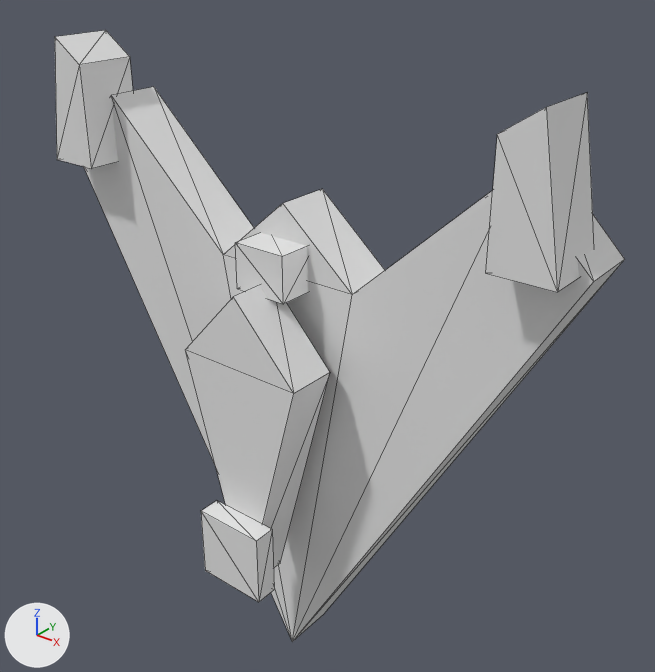
What one commit did to the OBJ model ArtSource/PSXv2/PSXv2_Enemy_0_Dart.obj.
Rendered twice from a 50 mm lens placed at (0.921, -1.138, 0.738), pointed at (0.058, -0.059, 0.069). The axes (+X, +Y, +Z) are drawn at lower left. The lights are the same throughout. The first picture is the older version. Mesh edges are drawn as thin lines. Where no turn or scale is listed for an object, it has been applied to the vertices.

Objects in the first picture: 'Dart_Eye', 'Dart_Hull', 'Dart_Thruster'.
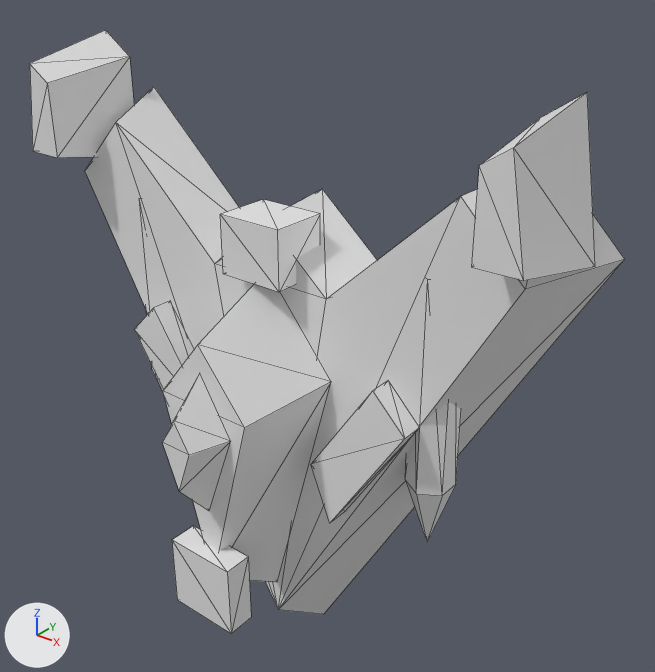
Boxes [x1, y1, x2, y2] around the edits, measured in the pictures (655 x 672 px):
'Dart_Hull', reshaped
    before: [55, 30, 625, 642]
    after: [30, 30, 625, 614]
'Dart_Eye', moved, rescaled (8% wider, 7% taller)
    before: [201, 501, 274, 602]
    after: [172, 526, 251, 634]
'Dart_Thruster', moved, rescaled
    before: [235, 233, 308, 304]
    after: [220, 199, 320, 292]
part 2 of me_dart_hull, rebuilt (16% wider)
    before: [185, 285, 330, 569]
    after: [163, 284, 331, 583]
part 3 of me_dart_hull, added
    after: [405, 402, 461, 542]
part 4 of me_dart_hull, added (mostly hidden)
    after: [146, 311, 164, 395]
part 5 of me_dart_hull, built on
    before: [55, 30, 625, 642]
    after: [30, 30, 625, 614]

The change, as a diff of the scene's bpy script:
```diff
--- a/ArtSource/PSXv2/PSXv2_Enemy_0_Dart.obj.py
+++ b/ArtSource/PSXv2/PSXv2_Enemy_0_Dart.obj.py
@@ me_dart_eye @@
 # used by ob_dart_eye; location = (0.0, 0.0, 0.0)
-me_dart_eye.from_pydata(...)  # 8 vertices, 10 faces; spans x -0.0661..0.0661, y -0.26..-0.22, z -0.3661..-0.2339
+me_dart_eye.from_pydata(...)  # 8 vertices, 10 faces; spans x -0.0661..0.0661, y -0.33..-0.28, z -0.3861..-0.2539
+# me_dart_eye part 1: the whole mesh is scaled about its middle by (1, 1.25, 1), then moved by (0.0, -0.065, -0.02)
 me_dart_eye.materials.append(mat_psxv2_steel)
@@ me_dart_hull @@
 # used by ob_dart_hull; location = (0.0, 0.0, 0.0)
-me_dart_hull.from_pydata(...)  # 40 vertices, 52 faces; spans x -0.52..0.52, y -0.22..0.0, z -0.62..0.52
+me_dart_hull.from_pydata(...)  # 90 vertices, 126 faces; spans x -0.52..0.52, y -0.36..0.0, z -0.62..0.52
+# me_dart_hull part 2: the loose piece of 8 vertices spanning x -0.12..0.12, y -0.22..-0.13, z -0.4..0.18 is rebuilt with 8 vertices and now spans x -0.13..0.13, y -0.3..-0.14, z -0.44..0.2
+# me_dart_hull part 3: a new loose piece of 13 vertices spanning x 0.265..0.335, y -0.14..-0.06, z -0.22..0.26, in mat_psxv2_steel (white #e7e7e7)
+# me_dart_hull part 4: a new loose piece of 13 vertices spanning x -0.335..-0.265, y -0.14..-0.06, z -0.22..0.26, in mat_psxv2_steel (white #e7e7e7)
+# me_dart_hull part 5
+# 11 vertices are removed from x -0.52..0.5, y -0.16..-0.1, z -0.62..0.52
+# 34 faces are deleted
+# 5 vertices move from x -0.5..0.52, y -0.16..-0.1, z 0.18..0.42 to x -0.482..0.447, y -0.22..-0.14, z 0.181..0.387
+# 27 vertices are added at x -0.454..0.482, y -0.36..-0.14, z -0.507..0.484
+# 8 new vertices lie (0.0, 0.04, 0.0) away from vertices in x -0.3..0.3, y -0.18, z -0.2..0.08
+# 64 new faces join them
 me_dart_hull.materials.append(mat_psxv2_steel)
@@ me_dart_thruster @@
 # used by ob_dart_thruster; location = (0.0, 0.0, 0.0)
-me_dart_thruster.from_pydata(...)  # 8 vertices, 10 faces; spans x -0.05..0.05, y -0.16..-0.08, z 0.16..0.24
+me_dart_thruster.from_pydata(...)  # 8 vertices, 10 faces; spans x -0.06..0.06, y -0.18..-0.08, z 0.19..0.29
+# me_dart_thruster part 6: the whole mesh is scaled about its middle by (1.2, 1.25, 1.25), then moved by (0.0, -0.01, 0.04)
 me_dart_thruster.materials.append(mat_psxv2_steel)
```
